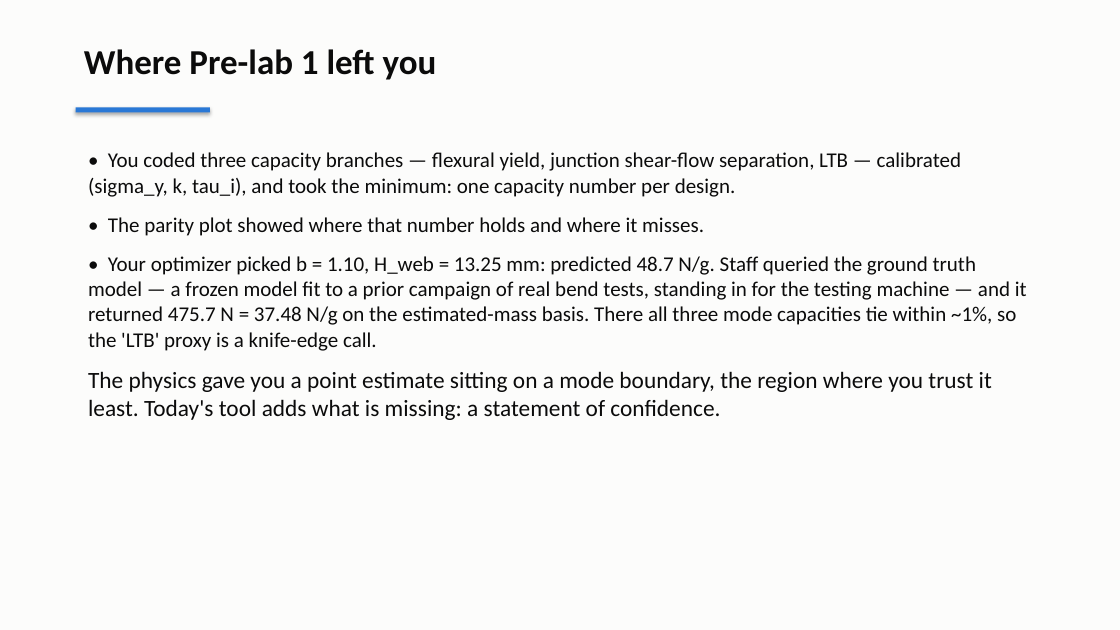
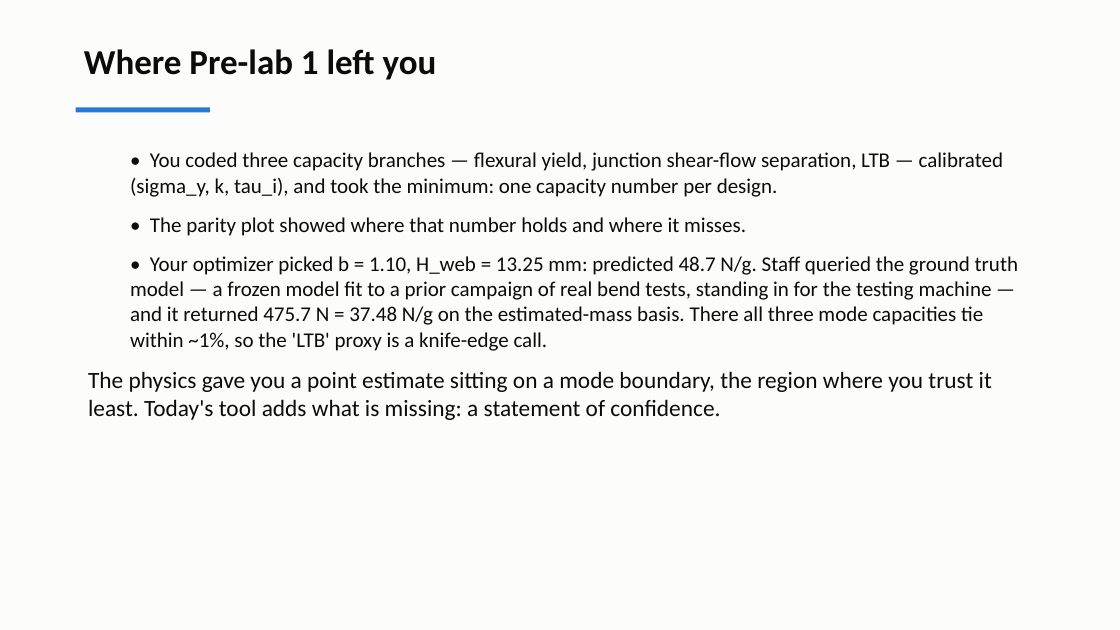
Before and after one commit to andrewvoss8-boop/core-me-data-science-activities-public, a slide deck: slide 2 of me323/Module1_drafts/ME323_Module1_Lecture2.pptx. Drawn at 1120x630 pixels with LibreOffice and Linux fonts; fonts in the diff are those of the drawing. Boxes give left, top, right and bottom in pixels: in the first picture for what was removed or moved away, otherwise in the second. Text is boxed around its words. In the diff, an @@ line names an element or a change of style, - is before the commit and + after.

```diff
--- a/me323/Module1_drafts/ME323_Module1_Lecture2.pptx
+++ b/me323/Module1_drafts/ME323_Module1_Lecture2.pptx
@@ rectangle at (76,108,210,113): shadow off @@
@@ text at (130,152,1018,351): list level 1 to 2 in "• You coded three capacity ..."; list level 1 to 2 in "• The parity plot showed ..."; list level 1 to 2 in "• Your optimizer picked b ..." @@
```
Also in this commit, not shown: 21 other slides changed, 11 other files.
